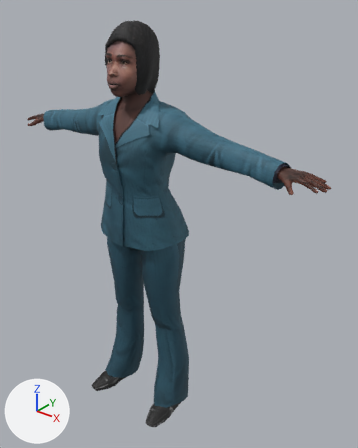
What one commit did to the COLLADA model public/adl/sandbox/avatars/VWS_AA_Female1.DAE.
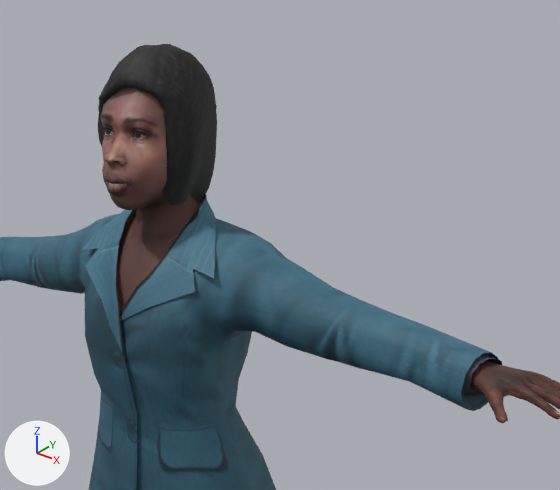
There are two pictures of each version: one whole from a 50 mm camera at (1.353, -1.434, 1.864) aimed at (0.12, 0.107, 0.909), one close up on the part from 17% to 89% of the width and 0% to 50% of the height. The lights are fixed; the arrows at lower left show +X, +Y and +Z. Where no turn or scale is listed for an object, it has been applied to the vertices.

Names of what the first close-up shows: 'BWom0012_Tp', 'polymsh'.
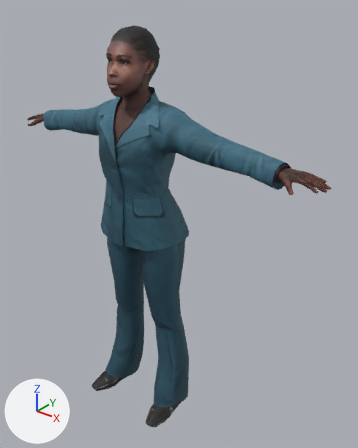
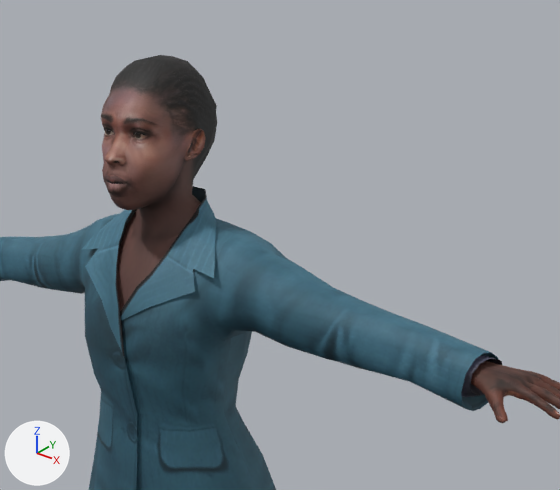
The edits, one by one:
Object 'BWom0012_Tp' (ob_bwom0012_tp) is deleted.

What differs and where, as boxes (x1, y1, x2, y2) in the close-ups (560 x 490 px):
'BWom0012_Tp', deleted (black)
    before: (98, 44, 217, 205)
